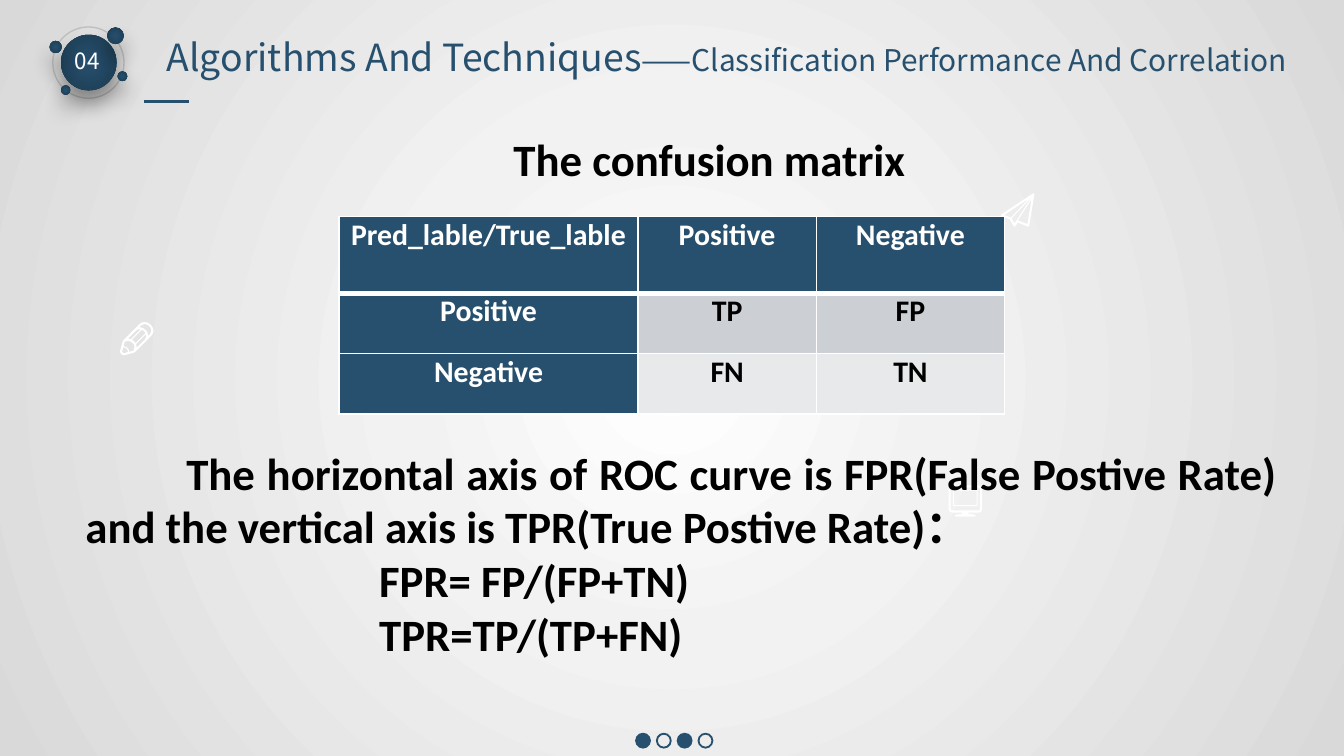
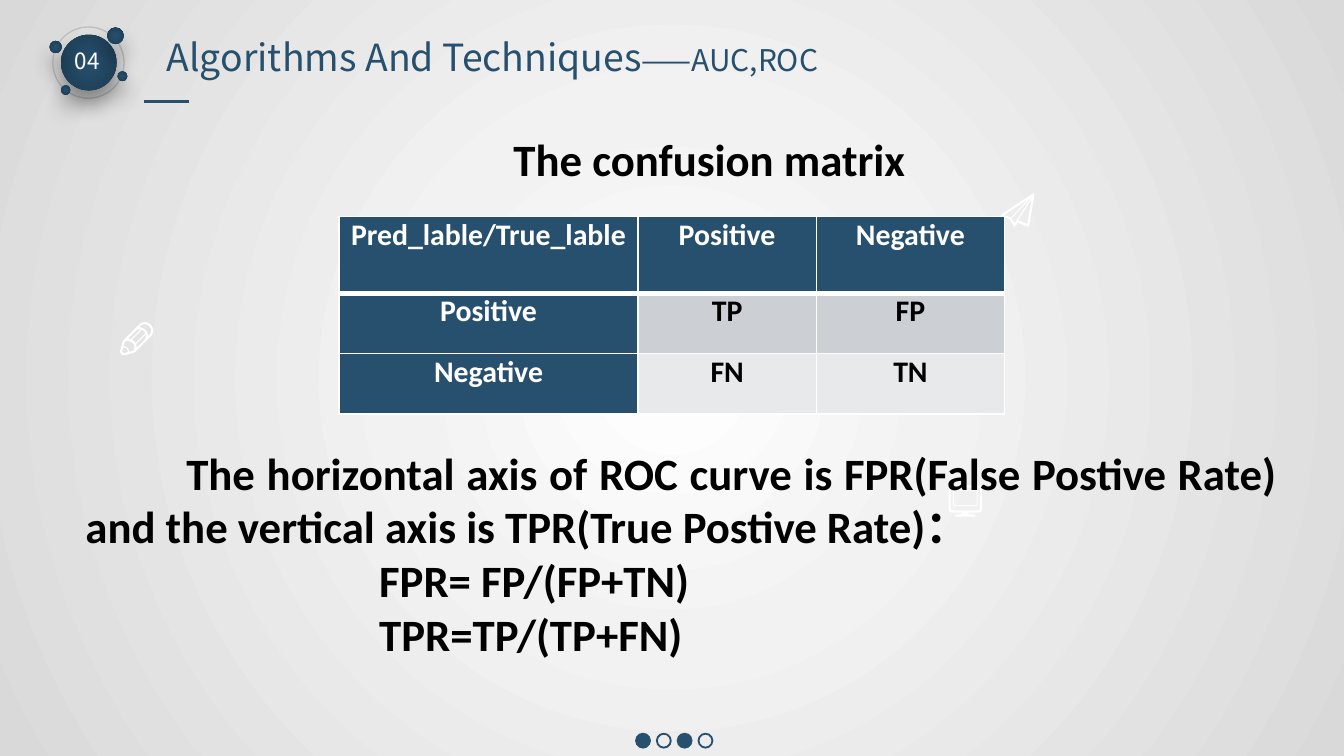
Before and after one commit to 545593069/RandomForest, a slide deck: slide 20 of group_11.pptx (slide 17 before the commit). Drawn at 1344x756 pixels with LibreOffice and Linux fonts; fonts in the diff are those of the drawing. Boxes give left, top, right and bottom in pixels: in the first picture for what was removed or moved away, otherwise in the second. Text is boxed around its words. In the diff, an @@ line names an element or a change of style, - is before the commit and + after.

```diff
--- a/group_11.pptx
+++ b/group_11.pptx
@@ text at <box>167,41,818,81</box>: text changed; size 16 to 20 pt @@
-Algorithms And Techniques——Classification Performance And Correlation
+Algorithms And Techniques——AUC,ROC
```
Also in this commit, not shown: 10 other slides changed, 6 slides added, 4 other files.
